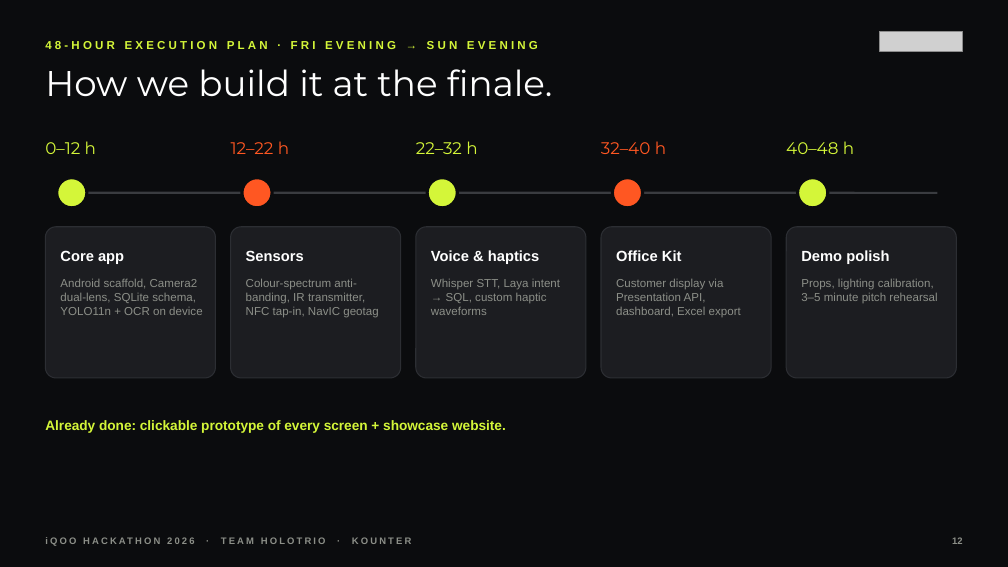
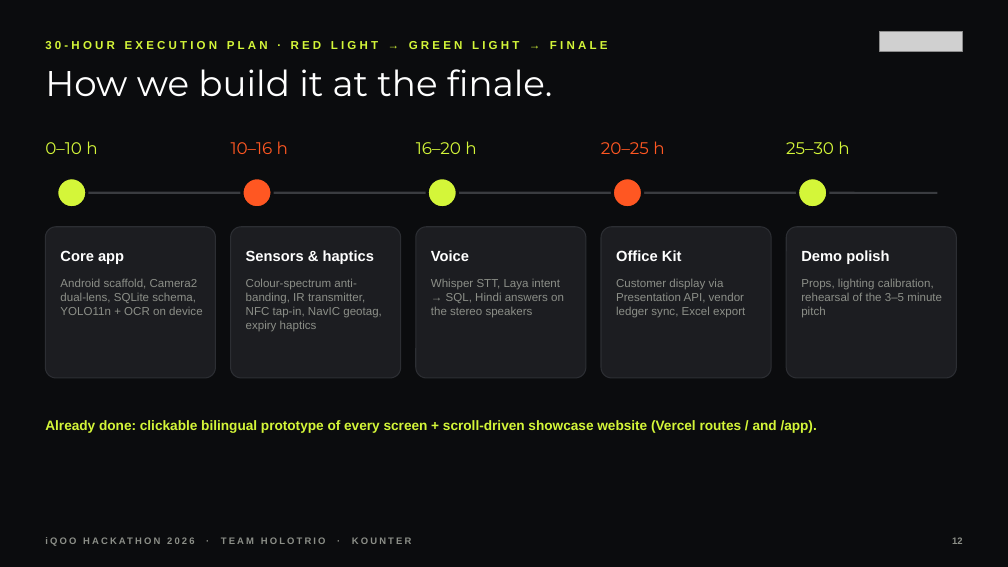
Before and after one commit to SanTiwari07/KiranaRakshak, a slide deck: slide 12 of docs/05_presentation/Kounter_iQOO_Hackathon_2026.pptx. Drawn at 1008x567 pixels with LibreOffice and Linux fonts; fonts in the diff are those of the drawing; grey boxes stand for pictures. Boxes give left, top, right and bottom in pixels: in the first picture for what was removed or moved away, otherwise in the second. Text is boxed around its words. In the diff, an @@ line names an element or a change of style, - is before the commit and + after.

```diff
--- a/docs/05_presentation/Kounter_iQOO_Hackathon_2026.pptx
+++ b/docs/05_presentation/Kounter_iQOO_Hackathon_2026.pptx
@@ text at box(45, 41, 607, 49): text changed @@
-48-HOUR EXECUTION PLAN · FRI EVENING → SUN EVENING
+30-HOUR EXECUTION PLAN · RED LIGHT → GREEN LIGHT → FINALE
@@ text at box(45, 141, 97, 154): text changed @@
-0–12 h
+0–10 h
@@ text at box(231, 141, 288, 154): text changed @@
-12–22 h
+10–16 h
@@ text at box(416, 141, 476, 154): text changed @@
-22–32 h
+16–20 h
@@ text at box(601, 141, 664, 154): text changed @@
-32–40 h
+20–25 h
@@ text at box(786, 141, 849, 154): text changed @@
-40–48 h
+25–30 h
@@ text at box(246, 250, 375, 264): text changed @@
-Sensors
+Sensors & haptics
@@ text at box(431, 250, 469, 261): text changed @@
-Voice & haptics
+Voice
@@ text at box(246, 278, 382, 331): text changed @@
-Colour-spectrum anti-banding, IR transmitter, NFC tap-in, NavIC geotag
+Colour-spectrum anti-banding, IR transmitter, NFC tap-in, NavIC geotag, expiry haptics
@@ text at box(431, 279, 564, 318): text changed @@
-Whisper STT, Laya intent → SQL, custom haptic waveforms
+Whisper STT, Laya intent → SQL, Hindi answers on the stereo speakers
@@ text at box(616, 278, 745, 318): text changed @@
-Customer display via Presentation API, dashboard, Excel export
+Customer display via Presentation API, vendor ledger sync, Excel export
@@ text at box(801, 279, 942, 318): text changed @@
-Props, lighting calibration, 3–5 minute pitch rehearsal
+Props, lighting calibration, rehearsal of the 3–5 minute pitch
@@ text at box(45, 420, 817, 433): text changed @@
-Already done: clickable prototype of every screen + showcase website.
+Already done: clickable bilingual prototype of every screen + scroll-driven showcase website (Vercel routes / and /app).
```
Also in this commit, not shown: 3 other slides changed, 17 other files.
